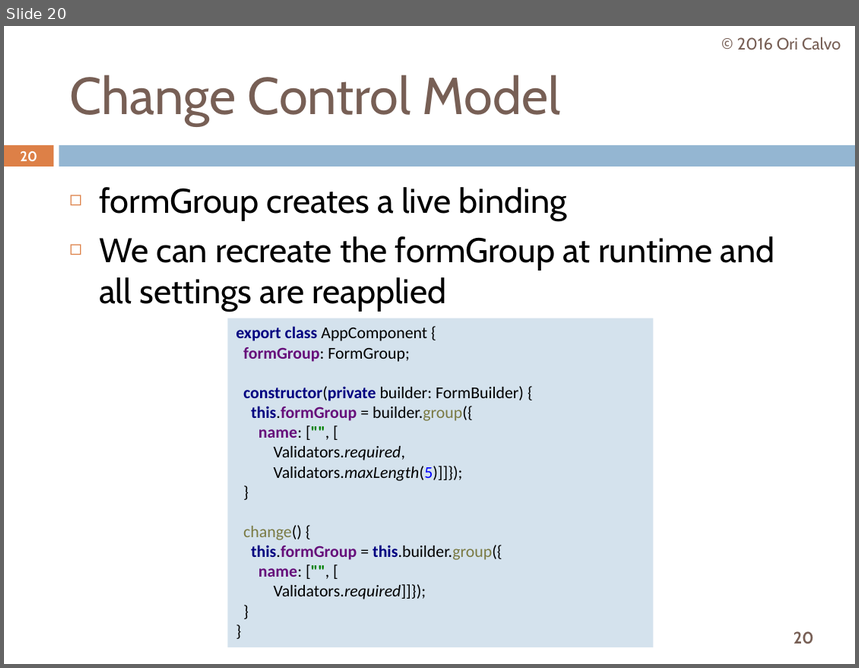
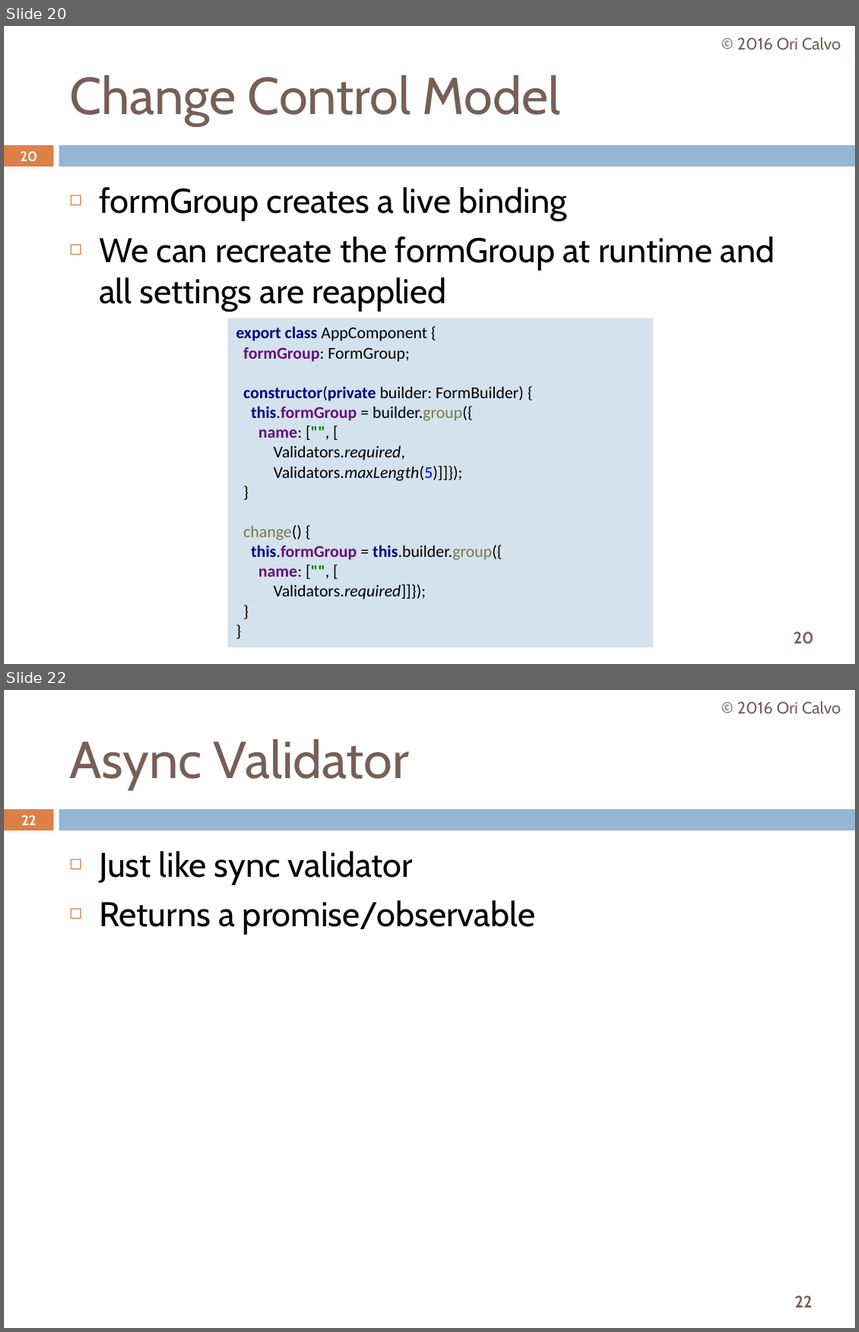
Before and after one commit to oricalvo/course-angular, a slide deck: PPTs/08 Forms.pptx. Shown one above the other, each under a label of ours: slide 20 before the commit, slides 20 and 22 after it; the slides between them are not shown. The pictures are 859x668 and 859x1332 pixels, drawn with LibreOffice and Linux fonts; fonts in the diff are those of the drawing. Boxes give left, top, right and bottom in pixels: in the first picture for what was removed or moved away, otherwise in the second. Text is boxed around its words. In the diff, an @@ line names an element or a change of style, - is before the commit and + after.

```diff
--- a/PPTs/08 Forms.pptx
+++ b/PPTs/08 Forms.pptx
@@ slide 22 added at box(4, 690, 855, 1328), background #FFFFFF; not listed: 3 template elements that a slide beside it also shows @@
@@ text added at box(737, 701, 841, 714), 14 pt, text #775F55 @@
+© 2016 Ori Calvo
@@ title added at box(69, 739, 409, 790), 44 pt, text #775F55 @@
+Async Validator
@@ page number added at box(21, 815, 37, 825), 11.9 pt, text #FFFFFF, bold @@
+22
@@ text added at box(99, 851, 535, 935), 29 pt, text #000000 @@
+◻ Just like sync validator
+◻ Returns a promise/observable
```
Also in this commit, not shown: 11 slides changed, 2 other files.
